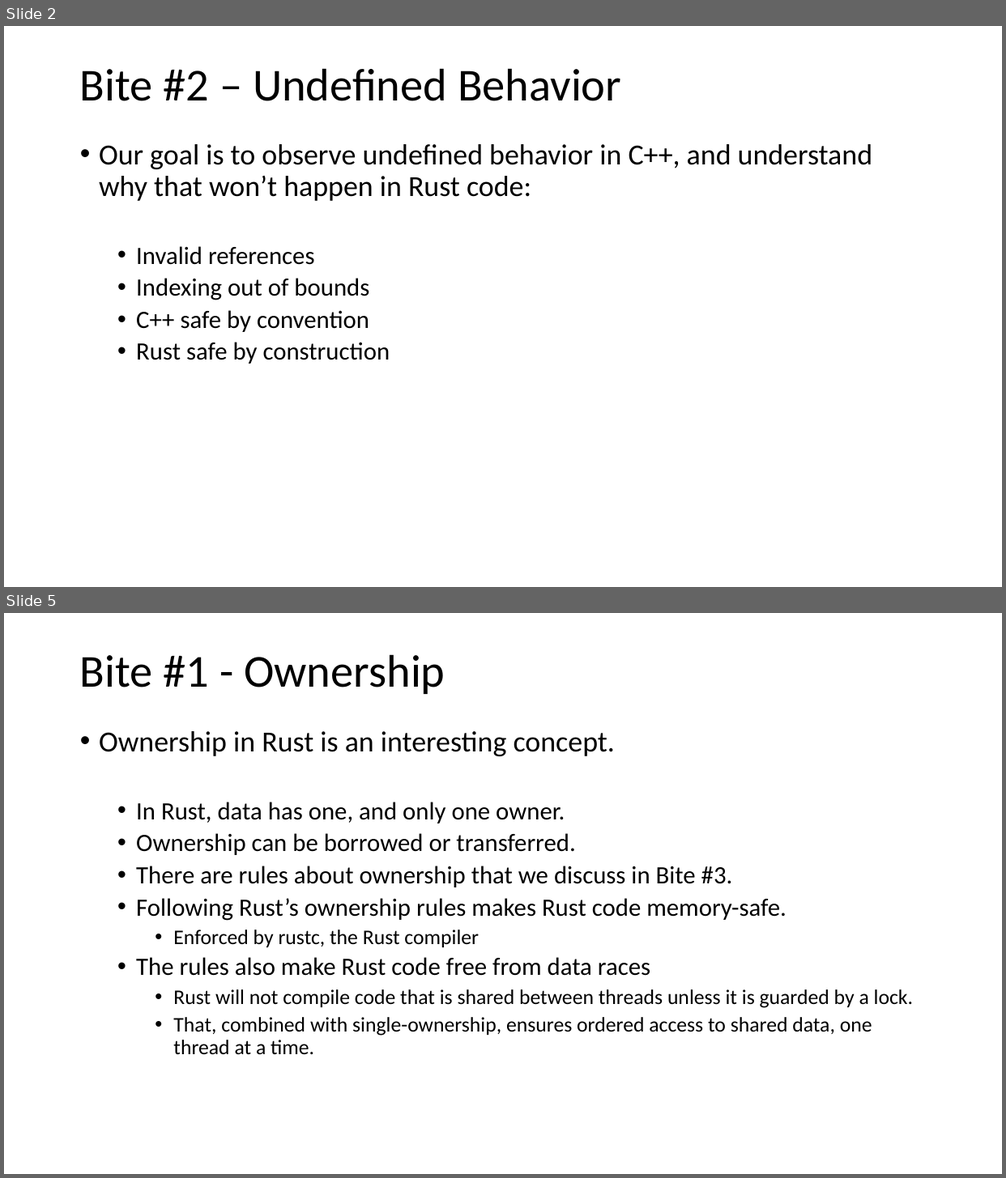
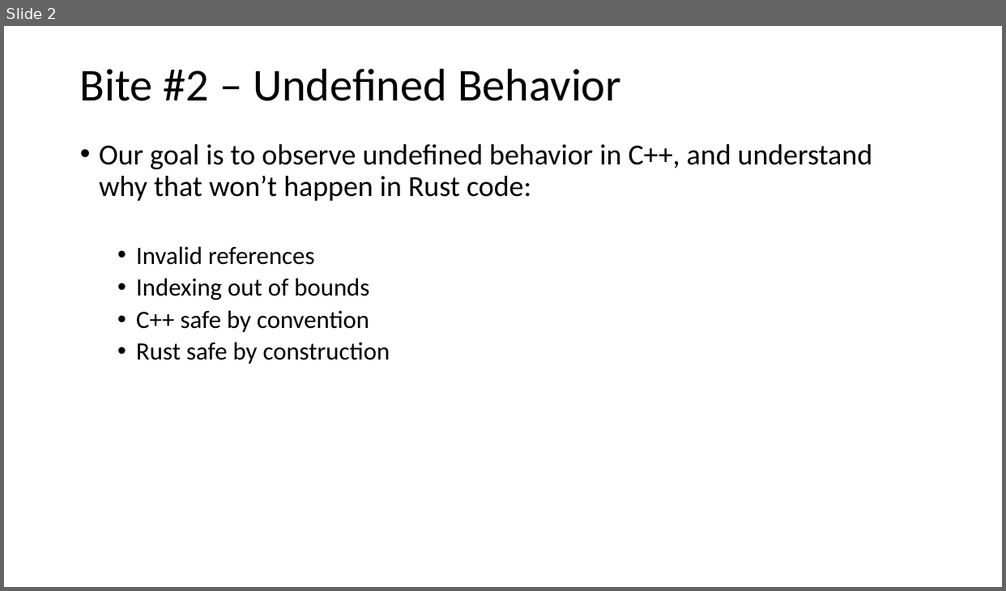
Before and after one commit to JimFawcett/JimFawcett.github.io, a slide deck: Resources/ConsumingRustBite2.pptx. Shown one above the other, each under a label of ours: slides 2 and 5 before the commit, slide 2 after it; the slides between them are not shown. The pictures are 1006x1178 and 1006x591 pixels, drawn with LibreOffice and Linux fonts; fonts in the diff are those of the drawing. Boxes give left, top, right and bottom in pixels: in the first picture for what was removed or moved away, otherwise in the second. Text is boxed around its words. In the diff, an @@ line names an element or a change of style, - is before the commit and + after.

Commit message:
added Bite2

```diff
--- a/Resources/ConsumingRustBite2.pptx
+++ b/Resources/ConsumingRustBite2.pptx
@@ slide 5 removed at [4, 613, 1002, 1174], background #FFFFFF @@
@@ title removed at [80, 654, 445, 694] @@
-Bite #1 - Ownership
@@ text removed at [99, 731, 913, 1055] @@
-• Ownership in Rust is an interesting concept.
-  • In Rust, data has one, and only one owner.
-  • Ownership can be borrowed or transferred.
-  • There are rules about ownership that we discuss in Bite #3.
-  • Following Rust’s ownership rules makes Rust code memory-safe.
-    • Enforced by rustc, the Rust compiler
-  • The rules also make Rust code free from data races
-    • Rust will not compile code that is shared between threads unless it is guarded by a lock.
-    • That, combined with single-ownership, ensures ordered access to shared data, one thread at a time.
```
Also in this commit, not shown: 3 slides changed, 7 slides added, 4 other slides removed, 1 other file.
